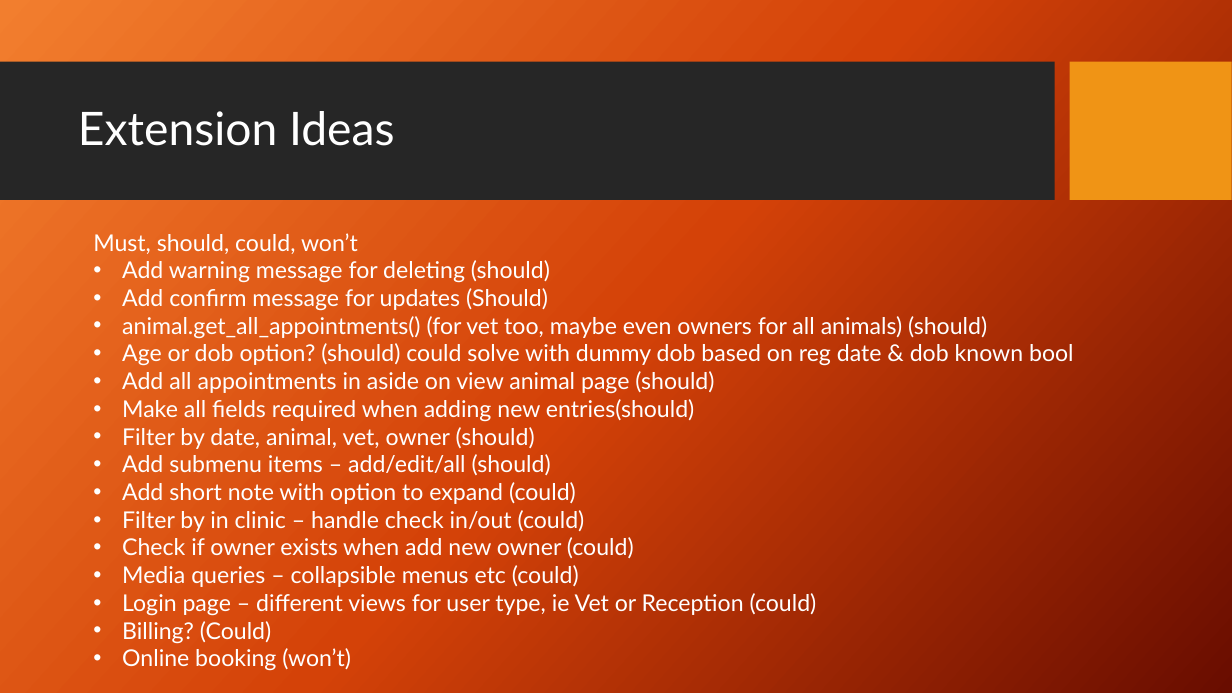
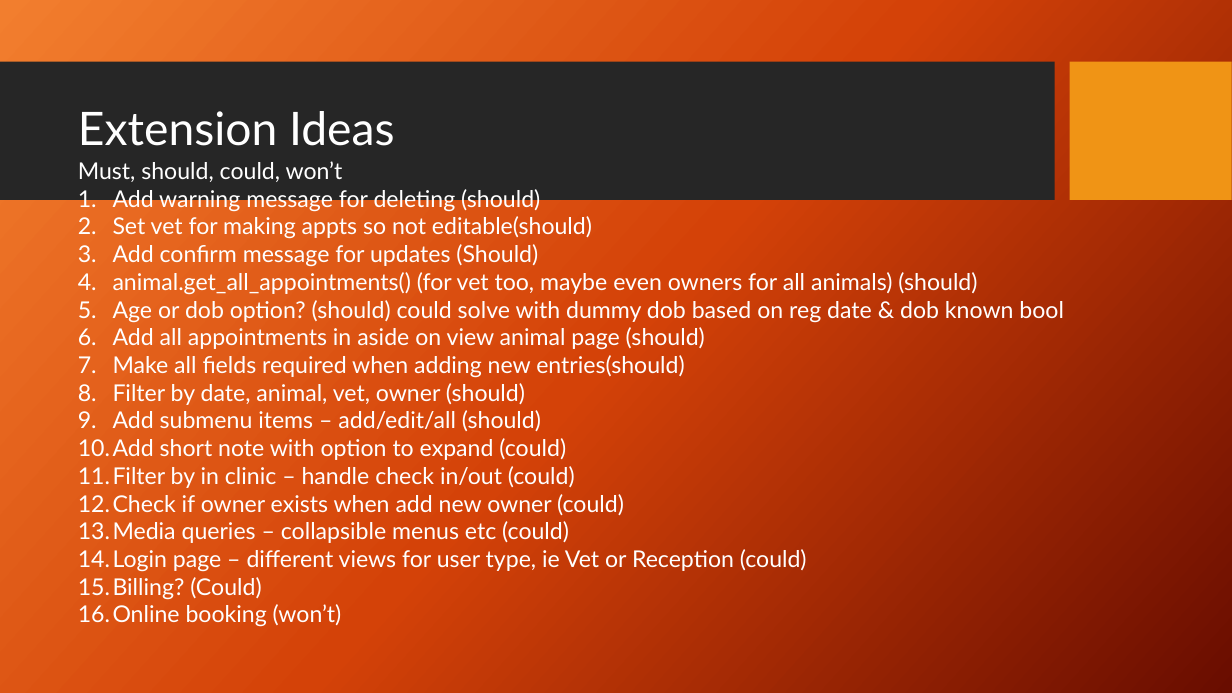
Before and after one commit to Peetfire/Animal_magic, a slide deck: slide 8 of Presentation/Vet Managment.pptx. Drawn at 1232x693 pixels with LibreOffice and Linux fonts; fonts in the diff are those of the drawing; background and template pictures are left out. Boxes give left, top, right and bottom in pixels: in the first picture for what was removed or moved away, otherwise in the second. Text is boxed around its words. In the diff, an @@ line names an element or a change of style, - is before the commit and + after.

```diff
--- a/Presentation/Vet Managment.pptx
+++ b/Presentation/Vet Managment.pptx
@@ text "Must, should, could, won’t" moved from (x1=93, y1=233, x2=1074, y2=671) to (x1=78, y1=161, x2=1064, y2=627) @@
@@ text at (x1=113, y1=186, x2=1064, y2=627): bullet • to 1. @@
@@ text at (x1=113, y1=216, x2=592, y2=239): paragraph added @@
+2. Set vet for making appts so not editable(should)
```
Also in this commit, not shown: 11 other files.
